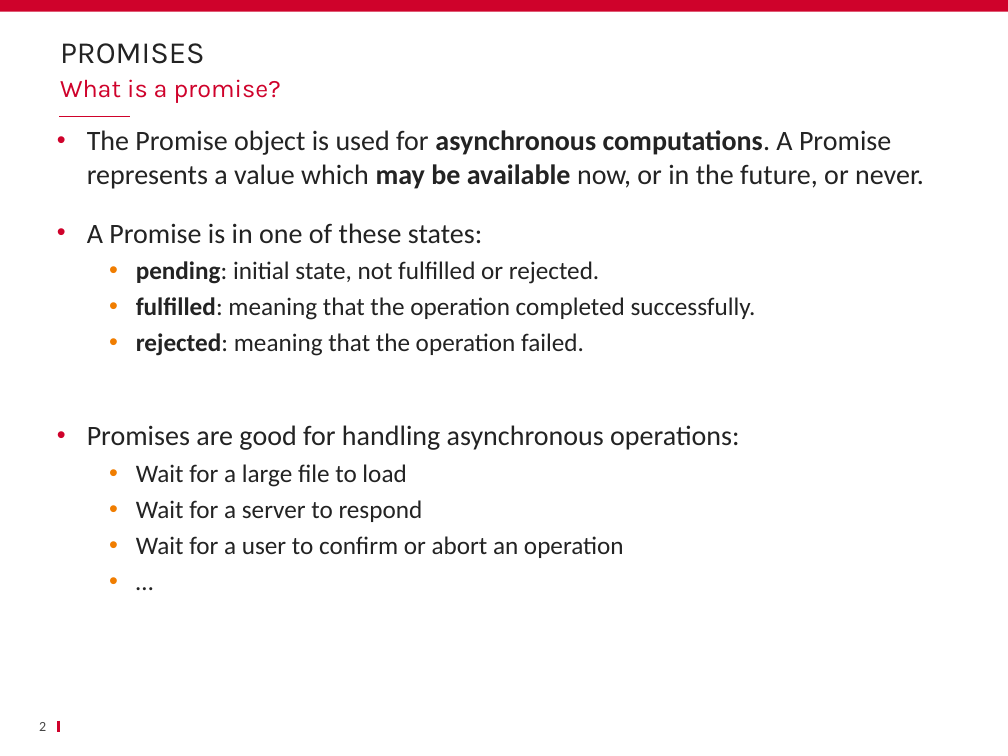
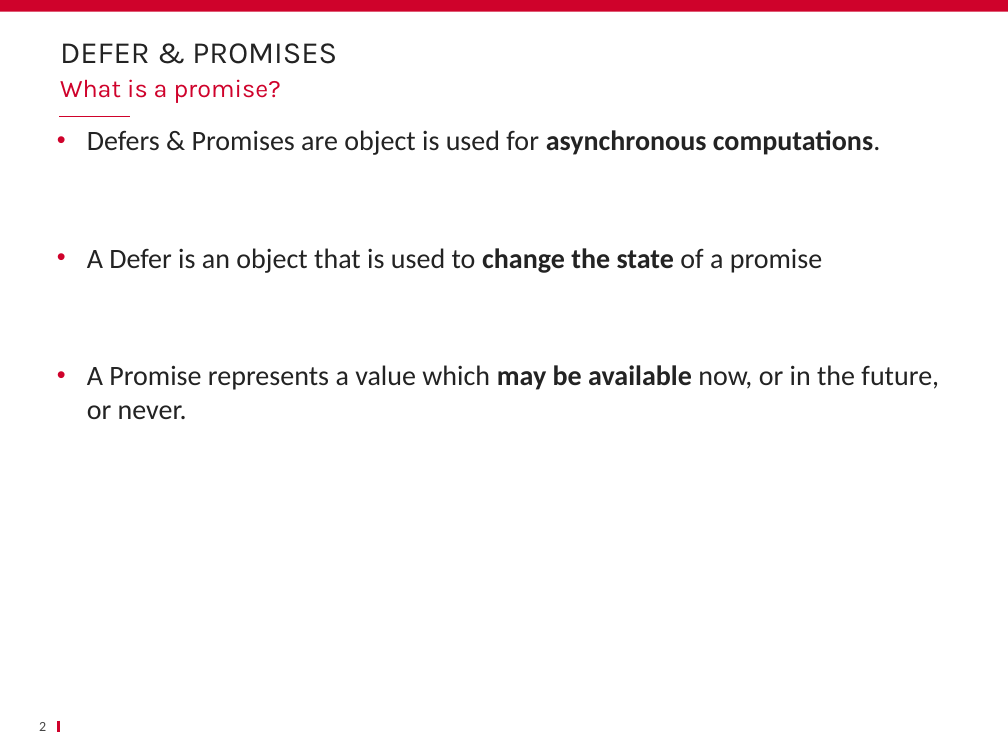
Before and after one commit to ycintre/formation-angularjs, a slide deck: slide 2 of 10 $q/$q.pptx. Drawn at 1008x756 pixels with LibreOffice and Linux fonts; fonts in the diff are those of the drawing; background and template pictures are left out. Boxes give left, top, right and bottom in pixels: in the first picture for what was removed or moved away, otherwise in the second. Text is boxed around its words. In the diff, an @@ line names an element or a change of style, - is before the commit and + after.

```diff
--- a/10 $q/$q.pptx
+++ b/10 $q/$q.pptx
@@ title at [60,43,337,64]: text changed @@
-PROMISES
+DEFER & PROMISES
@@ text at [87,130,939,419]: text changed; size 18 to 20 pt @@
-• The Promise object is used for asynchronous computations. A Promise represents a value which may be available now, or in the future, or never.
-• A Promise is in one of these states:
-  • pending: initial state, not fulfilled or rejected.
-  • fulfilled: meaning that the operation completed successfully.
-  • rejected: meaning that the operation failed.
-• Promises are good for handling asynchronous operations:
-  • Wait for a large file to load
-  • Wait for a server to respond
-  • Wait for a user to confirm or abort an operation
-  • …
+• Defers & Promises are object is used for asynchronous computations.
+• A Defer is an object that is used to change the state of a promise
+• A Promise represents a value which may be available now, or in the future, or never.
```
Also in this commit, not shown: 3 other slides changed, 2 other files.
